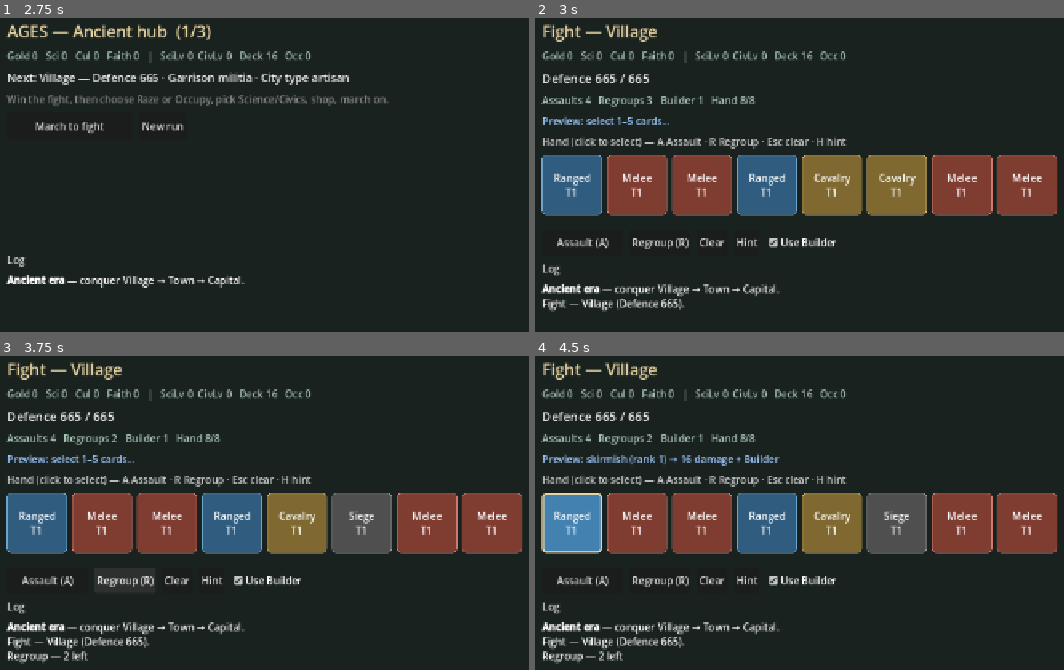
Above: before the commit, frames 1-4 (two rows, left to right).
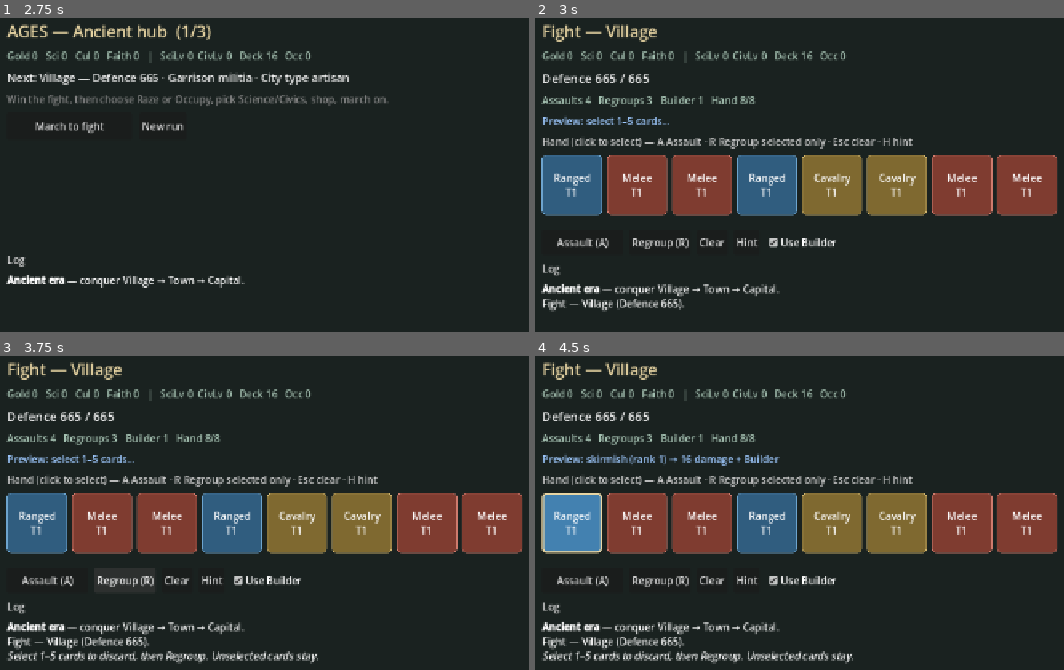
Above: after the commit, the same moments.

Repository: conor9656/ageprogressiondeckbuilder
Game: Godot game, scene res://scenes/boot/main_menu.tscn
Same seed, same stepped clock (60 frames per second), same inputs: the game is played once before the commit and once after it.
Inputs:
- Up to frame 1 (2.75 s): click "Start Ancient run" at 0.5 s; click "New run" at 1.25 s; click "New run" at 2 s
- Up to frame 2 (3 s): click "March to fight" at 2.75 s
- Up to frame 3 (3.75 s): click "Regroup (R)" at 3.5 s
- Up to frame 4 (4.5 s): click "Ranged T1" at 4.25 s

Frame 1 is identical in both runs. In frame 2, 0.5% of the frame differs, in the area x 42-72%, y 38-42%; in frame 3, 3.9%, in the area x 1-75%, y 25-99%; in frame 4, 3.9%.

Commit message:
Regroup discards only selected cards.
Unselected hand cards stay; redraw fills back to hand size (1–5 selected).

Co-authored-by: conor9656 <conor9656@users.noreply.github.com>

Diff:
--- a/game/rules/settlement_fight.gd
+++ b/game/rules/settlement_fight.gd
@@ -115,20 +115,39 @@
 
 ## --- Player / AI actions -----------------------------------------------------
 
-func do_regroup(discard_n: int = 3) -> bool:
+func do_regroup(discard_cards: Array = []) -> bool:
+	## Discard only the given cards (1–5), keep the rest, then redraw to hand_size.
 	if regroups_left <= 0 or is_over():
 		return false
-	var combat := combat_in_hand()
-	# Discard weakest-looking first: prefer dumping extras of majority class later — simple: last N
 	var dump: Array = []
-	var n := mini(discard_n, piles.hand.size())
-	for i in n:
-		dump.append(piles.hand[piles.hand.size() - 1 - i])
+	for c in discard_cards:
+		if piles.hand.has(c) and not dump.has(c):
+			dump.append(c)
+	if dump.is_empty() or dump.size() > 5:
+		return false
 	piles.discard_from_hand(dump)
 	piles.refill_hand(hand_size)
 	regroups_left -= 1
 	log.append({"op": "regroup", "discarded": dump.size(), "hand": piles.hand.size(), "regroups_left": regroups_left})
 	return true
+
+
+func choose_regroup_discard_ai(max_n: int = 3) -> Array:
+	## Drop cards that aren't in the best Assault pick (up to max_n).
+	var choice: Dictionary = choose_assault_ai()
+	var keep: Dictionary = {}
+	for c in choice.get("cards", []):
+		keep[c.get_instance_id()] = true
+	var dump: Array = []
+	for c in piles.hand:
+		if keep.has(c.get_instance_id()):
+			continue
+		dump.append(c)
+		if dump.size() >= max_n:
+			break
+	if dump.is_empty() and not piles.hand.is_empty():
+		dump.append(piles.hand[piles.hand.size() - 1])
+	return dump
 
 
 func do_assault(play_cards: Array, use_builder: bool = false, use_missionary: bool = false) -> Dictionary:
@@ -273,7 +292,7 @@
 	## Play until win or out of Assaults (AI).
 	while not is_over():
 		if should_regroup_ai():
-			do_regroup()
+			do_regroup(choose_regroup_discard_ai())
 			continue
 		var choice := choose_assault_ai()
 		if choice["cards"].is_empty():
--- a/game/scenes/fight/fight_table.gd
+++ b/game/scenes/fight/fight_table.gd
@@ -364,10 +364,19 @@
 func _on_regroup() -> void:
 	if fight.is_over():
 		return
-	if not fight.do_regroup(3):
-		_append_log("[i]No Regroups left.[/i]")
-		return
-	_append_log("Regroup — discarded and redrew. Regroups left %d" % fight.regroups_left)
+	var cards := _selected_cards()
+	if cards.is_empty():
+		_append_log("[i]Select 1–5 cards to discard, then Regroup. Unselected cards stay.[/i]")
+		return
+	if cards.size() > 5:
+		_append_log("[i]Regroup discards at most 5 cards.[/i]")
+		return
+	if not fight.do_regroup(cards):
+		_append_log("[i]Regroup failed (none left, or bad selection).[/i]")
+		return
+	_append_log("Regroup — discarded %d, kept the rest. Regroups left %d" % [
+		cards.size(), fight.regroups_left,
+	])
 	_selected.clear()
 	_refresh_all()
 
--- a/game/scenes/run/run_table.gd
+++ b/game/scenes/run/run_table.gd
@@ -194,7 +194,7 @@
 	_panel.add_child(_lbl_preview)
 
 	var hand_l := Label.new()
-	hand_l.text = "Hand (click to select) — A Assault · R Regroup · Esc clear · H hint"
+	hand_l.text = "Hand (click to select) — A Assault · R Regroup selected only · Esc clear · H hint"
 	hand_l.add_theme_color_override("font_color", Color("cfcfcf"))
 	_panel.add_child(hand_l)
 
@@ -409,10 +409,17 @@
 	var fight = run.active_fight
 	if fight == null or fight.is_over():
 		return
-	if not fight.do_regroup(3):
-		_append("[i]No Regroups left.[/i]")
-		return
-	_append("Regroup — %d left" % fight.regroups_left)
+	var cards := _selected_cards()
+	if cards.is_empty():
+		_append("[i]Select 1–5 cards to discard, then Regroup. Unselected cards stay.[/i]")
+		return
+	if cards.size() > 5:
+		_append("[i]Regroup discards at most 5 cards.[/i]")
+		return
+	if not fight.do_regroup(cards):
+		_append("[i]Regroup failed (none left, or bad selection).[/i]")
+		return
+	_append("Regroup — discarded %d, kept the rest. %d left" % [cards.size(), fight.regroups_left])
 	_selected.clear()
 	_refresh_fight()
 
--- a/game/tests/run_tests.gd
+++ b/game/tests/run_tests.gd
@@ -100,9 +100,23 @@
 		"assaults": 4,
 		"regroups": 2,
 	})
-	if not fight.do_regroup(2):
+	var keep_ids: Dictionary = {}
+	var dump: Array = []
+	for i in mini(2, fight.piles.hand.size()):
+		dump.append(fight.piles.hand[i])
+	for c in fight.piles.hand:
+		if not dump.has(c):
+			keep_ids[c.get_instance_id()] = true
+	if not fight.do_regroup(dump):
 		return false
 	if fight.regroups_left != 1:
+		return false
+	## Unselected cards must still be in hand
+	for c in fight.piles.hand:
+		if keep_ids.has(c.get_instance_id()):
+			keep_ids.erase(c.get_instance_id())
+	if not keep_ids.is_empty():
+		print("  regroup dropped unselected cards")
 		return false
 	var choice: Dictionary = fight.choose_assault_ai()
 	if choice["cards"].is_empty():
Not shown, changed: game/README.md
